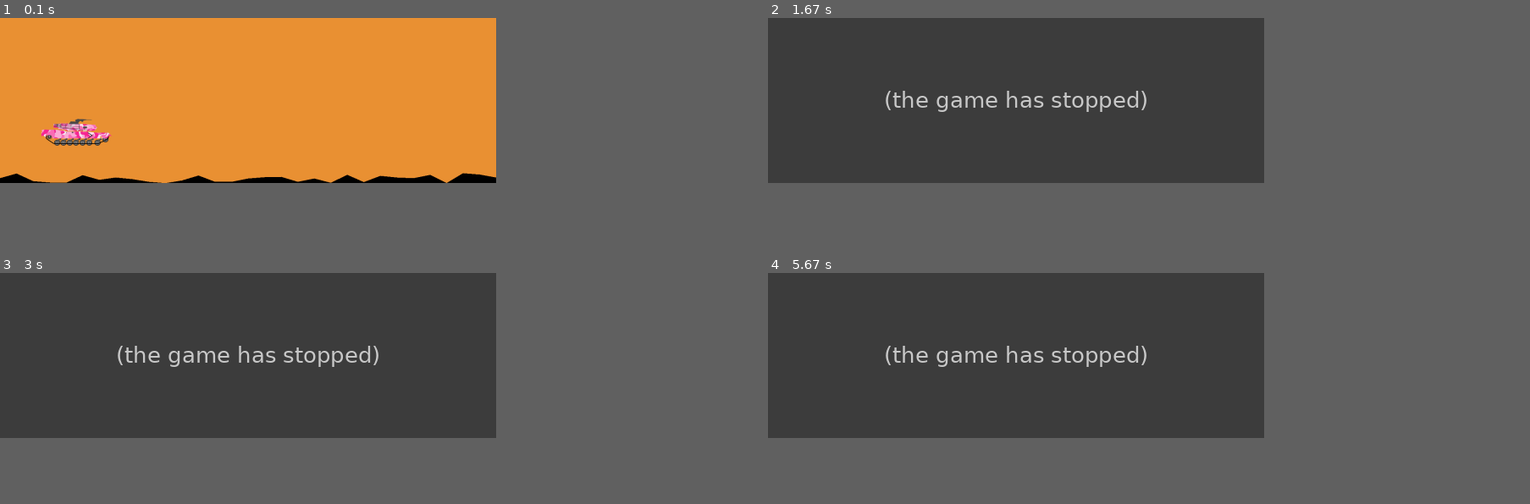
Above: before the commit, frames 1-4 (two rows, left to right).
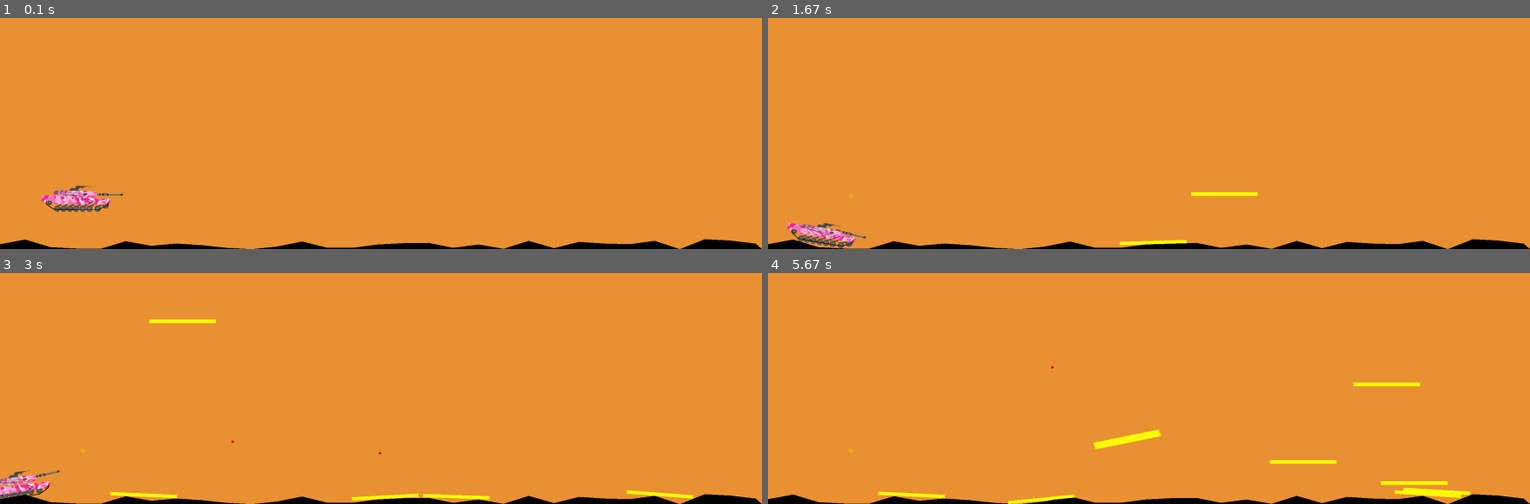
Above: after the commit, the same moments.

Repository: semboko/pygame-sandbox
Game: pygame game, started from main.py
The game is run twice, just before and just after one commit, with the same random seed, the same clock (stepped at 60 frames per second) and the same inputs.
Inputs (mouse positions are in pixels of both pictures, inside the frame that each line leads up to):
- Up to frame 1 (0.1 s): no input
- Up to frame 2 (1.67 s): tap Space at 0.33, 1.4 s; click (1156, 147) at 0.72 s; tap A at 1 s; hold Up from 1.33 s (still down); click (1225, 184) at 1.42 s
- Up to frame 3 (3 s): tap Space at 1.7, 1.9, 2.23, 2.63 s; release Up at 1.8 s; hold Down 1.83-2.13 s; click (144, 443) at 1.92 s; hold Up 2.17-2.53 s; click (662, 469) at 2.25 s; hold Down 2.57-2.93 s; click (182, 303) at 2.65 s; hold Up from 2.97 s (still down)
- Up to frame 4 (5.67 s): tap Space at 3.03, 3.37, 3.7, 4.1, 4.5, 4.83, 5.17, 5.57 s; click (966, 342) at 3.05 s; release Up at 3.27 s; hold Down 3.3-3.6 s; click (1110, 448) at 3.38 s; hold Up 3.63-4 s; click (1149, 416) at 3.72 s; hold Down 4.03-4.4 s; click (1438, 476) at 4.12 s; hold Up 4.43-4.73 s; click (1042, 339) at 4.52 s; hold Down 4.77-5.07 s; click (1301, 370) at 4.85 s; hold Up 5.1-5.47 s; click (1415, 448) at 5.18 s; hold Down from 5.5 s (still down); click (1385, 383) at 5.58 s
In our replay, the window is 586x195 before the commit and 900x273 after it. These sizes can differ from the game's own. Grey fills any space a smaller window leaves; there, only what the larger window draws over its background counts as a difference.

The runs differ from the first frame. In frame 1, 4.6% of the frame differs, in the area x 0-100%, y 43-100%; in frame 2, 49%; in frame 3, 50%; in frame 4, 50%, in the area x 0-100%, y 0-100%.
Error before the commit: AttributeError: 'Tank' object has no attribute 'bullet' (tank.py line 241); the game stopped at 0.33 s (later frames are placeholders)

Commit message:
Added sound effects

Diff:
--- a/main.py
+++ b/main.py
@@ -13,13 +13,14 @@
 class Game:
     def __init__(self):
         self.sc = None
-        self.res = (1500, 500)
+        self.res = (2300, 700)
         self.scene: Optional[AbstractScene] = None
         self.clock = pygame.time.Clock()
         self.fps = 60
 
     def __enter__(self):
         pygame.init()
+        pygame.mixer.init()
         self.sc = pygame.display.set_mode(self.res)
         return self
 
--- a/scenes/components/bullet.py
+++ b/scenes/components/bullet.py
@@ -1,12 +1,16 @@
 from scenes.components.ball import Ball
 from pymunk import Space, ShapeFilter, Body
 from pygame.surface import Surface
+from pygame import mixer
+from math import cos, sin
+from typing import Tuple
 
 
 class Bullet(Ball):
     def __init__(self, *args, **kwargs):
         super().__init__(*args, **kwargs)
         self._exploded = False
+        self._flying = False
 
     def explode(self, space: Space):
         neighbors = space.point_query(self.body.position, 150, ShapeFilter())
@@ -16,6 +20,15 @@
             neighbor.shape.body.apply_force_at_local_point((0, 30000000))
         self._exploded = True
         self.remove(space)
+
+    def start(self, angle: float) -> Tuple[float, float]:
+        self._flying = True
+        r = self.shape.radius
+        x = r * cos(angle)
+        y = r * sin(angle)
+        force = (x * 10000000, y * 10000000)
+        self.body.apply_force_at_local_point(force, (x, y))
+        return force
 
     def is_outside(self, display: Surface) -> bool:
         x, y = self.body.position
@@ -34,3 +47,7 @@
         if not collides_with:
             return False
         return True
+
+    def render(self, display: Surface) -> None:
+        if self._flying:
+            super().render(display)
--- a/scenes/components/tank.py
+++ b/scenes/components/tank.py
@@ -12,6 +12,8 @@
 from scenes.components.bullet import Bullet
 from scenes.components.rect import Rect
 from scenes.utils import convert
+from enum import Enum
+
 
 
 TANK_WIDTH = 250
@@ -23,25 +25,100 @@
     return [(vx - width/2, height/2 - vy) for vx, vy in raw]
 
 
-def get_center(verts: Sequence[Vec2d]) -> Vec2d:
+def unpack_coords(verts: Sequence[Vec2d]) -> Tuple[List[int], List[int]]:
     xs = []
     ys = []
     for x, y in verts:
         xs.append(x)
         ys.append(y)
+    return xs, ys
+
+
+def get_center(verts: Sequence[Vec2d]) -> Vec2d:
+    xs, ys = unpack_coords(verts)
     return Vec2d(sum(xs)/len(xs), sum(ys)/len(ys))
 
 
-class TankBase:
-    def __init__(self, left_x: int, top_y: int, cf: ShapeFilter, space: Space):
+def get_width(verts: Sequence[Vec2d]) -> int:
+    xs, _ = unpack_coords(verts)
+    return max(xs) - min(xs)
+
+
+def get_height(verts: Sequence[Vec2d]) -> int:
+    _, ys = unpack_coords(verts)
+    return max(ys) - min(ys)
+
+
+class VisualPart:
+    def __init__(
+            self,
+            left_x: int,
+            top_y: int,
+            raw_verts: Tuple[Vec2d, ...],
+            cf: ShapeFilter,
+            image_path: str,
+            space: Space,
+            debug: bool = False
+    ):
+        """
+        :param left_x: Global leftmost x-coordinate of the shape
+        :param top_y: Global topmost y-coordinate of the shape
+        :param raw_verts: Figma-based relative coordinates of the shape
+        :param cf: Collision filter for the shape
+        :param space: Space to which the shape will be placed after creating
+        """
         self.collision_filter = cf
-        self.width = 213
-        self.height = 44
-
+        self.space = space
+
+        self.width, self.height = self.get_obj_dimensions(raw_verts)
+
+        self.body = self.generate_body(left_x, top_y)
+        self.shape = self.generate_shape(raw_verts, cf)
+
+        self.image = pygame.image.load(image_path)
+        self.rect = self.image.get_rect()
+
+        self.debug = debug
+
+    def get_obj_dimensions(self, raw_verts: Tuple[Vec2d]):
+        return get_width(raw_verts), get_height(raw_verts)
+
+    def generate_body(self, left_x: int, top_y: int) -> Body:
         cx, cy = left_x + self.width/2, top_y - self.height/2
-
-        self.body = Body()
-        self.body.position = cx, cy
+        body = Body()
+        body.position = cx, cy
+        self.space.add(body)
+        return body
+
+    def generate_shape(self, raw_verts: Tuple[Vec2d], cf: ShapeFilter) -> Shape:
+        shape = Poly(self.body, vertices=raw_to_poly(raw_verts, self.width, self.height))
+        shape.density = 1
+        shape.filter = cf
+        self.space.add(shape)
+        return shape
+
+    def debug_draw(self, display: Surface):
+        h = display.get_height()
+        # Draw the shape
+        verts = [convert(self.body.local_to_world(v), h) for v in self.shape.get_vertices()]
+        draw.polygon(display, (255, 0, 0), verts,1)
+        # Draw the center of mass
+        draw.circle(display, (255, 0, 0), convert(self.body.position, h), 2, 1)
+
+    def render(self, display: Surface):
+        h = display.get_height()
+        image = pygame.transform.rotate(self.image, degrees(self.body.angle))
+        rect = image.get_rect()
+        rect.x, rect.y = convert((self.shape.bb.left, self.shape.bb.top), h)
+        display.blit(image, convert((self.shape.bb.left, self.shape.bb.top), h))
+        self.image.get_rect()
+
+        if self.debug:
+            self.debug_draw(display)
+
+
+class TankBase(VisualPart):
+    def __init__(self, left_x: int, top_y: int, cf: ShapeFilter, space: Space, debug: bool = False):
 
         raw_vertices = (
             Vec2d(0, 0),
@@ -55,63 +132,33 @@
             Vec2d(48, 0),
             Vec2d(0, 0)
         )
-        self.local_verts = raw_to_poly(raw_vertices, self.width, self.height)
-        self.shape = Poly(self.body, self.local_verts)
-        self.shape.density = 1
-        self.shape.filter = cf
-        space.add(self.body, self.shape)
-
-        self.image = pygame.image.load("./scenes/assets/body.png")
-        self.rect = self.image.get_rect()
-
-    def render(self, display: Surface):
-        h = display.get_height()
-        bb = self.shape.bb
-        x, y = self.body.position
-        self.rect.x, self.rect.y = convert((x - self.width/2, y + self.height/2), h)
-        image = pygame.transform.rotate(self.image, degrees(self.body.angle))
-        display.blit(image, self.rect)
-
-        # verts = [convert(self.body.local_to_world(v), h) for v in self.shape.get_vertices()]
-        # draw.polygon(display, (60, 163, 31), verts, 1)
-
-        # draw.circle(display, (255, 255, 0), convert(self.body.position, h), 2, 1)
-
-
-class TankWheel:
-    def __init__(self, global_x: int, global_y: int, cf: ShapeFilter, space: Space) -> None:
-        self.body = Body()
-        self.body.position = global_x, global_y
-        self.body.mass = 500
-
-        self.shape = pymunk.Circle(self.body, WHEEL_R)
-        self.shape.density = 1
-        self.shape.friction = 1
-        self.shape.filter = cf
-
-        space.add(self.body, self.shape)
-
-        self.image = pygame.image.load("./scenes/assets/wheel.png")
-        self.rect = self.image.get_rect()
-
-    def attach_to(self, tank_base: Body, space: Space) -> pymunk.PivotJoint:
+
+        super().__init__(left_x, top_y, raw_vertices, cf, "./scenes/assets/body.png", space, debug)
+
+
+class TankWheel(VisualPart):
+    def __init__(self, global_x: int, global_y: int, cf: ShapeFilter, space: Space, debug: bool = False) -> None:
+        super().__init__(global_x, global_y, tuple(), cf, "./scenes/assets/wheel.png", space, debug)
+
+    def get_obj_dimensions(self, raw_verts: Tuple[Vec2d]):
+        return 2 * WHEEL_R, 2 * WHEEL_R
+
+    def generate_shape(self, _: Tuple[Vec2d], cf: ShapeFilter) -> Shape:
+        shape = pymunk.Circle(self.body, WHEEL_R)
+        shape.density = 1
+        shape.friction = 1
+        shape.filter = cf
+        self.space.add(shape)
+        return shape
+
+    def attach_to(self, tank_base: Body) -> pymunk.PivotJoint:
         wlocal_x, wlocal_y = tank_base.world_to_local(self.body.position)
         wheel_attachment = PivotJoint(tank_base, self.body, (wlocal_x, wlocal_y), (0, 0))
-        space.add(wheel_attachment)
+        self.space.add(wheel_attachment)
         return wheel_attachment
 
-    def render(self, display: Surface) -> None:
-        h = display.get_height()
-        self.rect.x, self.rect.y = convert(self.body.position, h)
-        image = pygame.transform.rotate(self.image, degrees(self.body.angle))
-        display.blit(image, self.rect)
-
-        # draw.circle(display, (255, 0, 0), convert(self.body.position, h), WHEEL_R)
-        # alpha = self.body.angle
-        # line_end = cos(alpha) * WHEEL_R, sin(alpha) * WHEEL_R
-        # draw.line(
-        #     display, (0, 0, 0), convert(self.body.position, h), convert(self.body.local_to_world(line_end), h), 1
-        # )
+    def debug_draw(self, display: Surface):
+        pass
 
 
 class MotorWheel(TankWheel):
@@ -120,51 +167,95 @@
         self.image = pygame.image.load("./scenes/assets/motor_wheel.png")
 
 
-class Turret:
-    def __init__(self, left_x: int, top_y: int, cf: ShapeFilter, space: Space):
-        self.body = Body()
-        self.width = 126
-        self.height = 22
-        self.body.position = left_x + self.width//2, top_y - self.height//2
-
+class Turret(VisualPart):
+    def __init__(self, left_x: int, top_y: int, cf: ShapeFilter, space: Space, debug: bool = False):
         raw_verts = (
-            (0, 0), (132, 0), (132, 22), (0, 22)
+            Vec2d(0, 16),
+            Vec2d(2, 25),
+            Vec2d(16, 26),
+            Vec2d(38, 30),
+            Vec2d(43, 36),
+            Vec2d(117, 36),
+            Vec2d(132, 27),
+            Vec2d(124, 20),
+            Vec2d(66, 14),
+            Vec2d(91, 0),
+            Vec2d(71, 0),
+            Vec2d(47, 15),
         )
-        self.shape = Poly(self.body, raw_to_poly(raw_verts, self.width, self.height))
-        self.shape.density = 1
-        self.shape.filter = cf
-
-        self.image = pygame.image.load("./scenes/assets/turret.png")
-        self.rect = self.image.get_rect()
-        space.add(self.body, self.shape)
-
-    def attach_to(self, tank_base: Body, space: Space):
+        super().__init__(left_x, top_y, raw_verts, cf, "./scenes/assets/turret.png", space, debug)
+
+    def attach_to(self, tank_base: Body):
         bb = self.shape.bb
         lb_x, lb_y = bb.left, bb.bottom
         rb_x, rb_y = bb.right, bb.bottom
         pj1 = PivotJoint(tank_base, self.body, tank_base.world_to_local((lb_x, lb_y)), self.body.world_to_local((lb_x, lb_y)))
         pj2 = PivotJoint(tank_base, self.body, tank_base.world_to_local((rb_x, rb_y)), self.body.world_to_local((rb_x, rb_y)))
-        space.add(pj1, pj2)
-
-    def render(self, display: Surface):
-        h = display.get_height()
-
-        x, y = self.body.position
-        image = pygame.transform.rotate(self.image, degrees(self.body.angle))
-
-        self.rect.x, self.rect.y = convert((x - self.width/2, y + self.height/2 + 17), h)
-        display.blit(image, self.rect)
-
-        # verts = [convert(self.body.local_to_world(v), h) for v in self.shape.get_vertices()]
-        # draw.polygon(display, (60, 163, 31), verts, 1)
-
-
-class TankGun:
-    def __init__(self, left_x: int, top_y: int, cf: ShapeFilter, space: Space):
-        pass
-
-    def render(self, display: Surface):
-        pass
+        self.space.add(pj1, pj2)
+
+
+class TankGun(VisualPart):
+    def __init__(self, left_x: int, top_y: int, cf: ShapeFilter, space: Space, debug: bool = False):
+        raw_verts = (
+            Vec2d(0, 0),
+            Vec2d(0, 8),
+            Vec2d(94, 8),
+            Vec2d(94, 4),
+            Vec2d(90, 2),
+            Vec2d(90, 4),
+            Vec2d(49, 3),
+            Vec2d(45, 0),
+            Vec2d(35, 0),
+            Vec2d(33, 3),
+            Vec2d(25, 2),
+            Vec2d(13, 2),
+        )
+        super().__init__(left_x, top_y, raw_verts, cf, "./scenes/assets/gun.png", space, debug)
+
+    def attach_to(self, turret: Turret):
+        tr, tt = turret.shape.bb.right, turret.shape.bb.top
+        gl, gt = self.shape.bb.left, self.shape.bb.top
+        attachment = PivotJoint(
+            turret.body,
+            self.body,
+            turret.body.world_to_local((tr-20, tt - turret.height/2 - 10)),
+            self.body.world_to_local((gl, gt-self.height/2))
+        )
+        self.space.add(attachment)
+
+
+class TankSoundEffects:
+
+    def __init__(self):
+
+        self.engine_1 = pygame.mixer.Sound("./scenes/assets/engine1.mp3")
+        self.engine_2 = pygame.mixer.Sound("./scenes/assets/engine2.mp3")
+        self.engine_3 = pygame.mixer.Sound("./scenes/assets/engine3.mp3")
+        self.shot = pygame.mixer.Sound("./scenes/assets/fire_001.mp3")
+        self.explosion = pygame.mixer.Sound("./scenes/assets/DeathFlash.flac")
+
+        self._current_speed = 0
+        self._last_diff = 0
+        self.engine_sound = self.engine_1
+
+    def update(self, speed: float = 0):
+        diff = abs(int(self._current_speed - speed))
+        if diff > 1:
+            diff = 1
+
+        if self._last_diff != diff:
+            self.engine_sound.stop()
+            if diff == 1:
+                self.engine_sound = self.engine_2
+            if diff == 0:
+                self.engine_sound = self.engine_1
+            self.engine_sound.play(0)
+
+        self._current_speed = speed
+        self._last_diff = diff
+
+        if not pygame.mixer.get_busy():
+            self.engine_sound.play(0)
 
 
 class Tank:
@@ -174,7 +265,7 @@
     motor: SimpleMotor
     turret_shape: Shape
 
-    def __init__(self, x, y, space: Space):
+    def __init__(self, x, y, space: Space, debug: bool = False):
         self.collision_filter = ShapeFilter(group=0b1)
         self.space = space
 
@@ -187,8 +278,13 @@
         self.motor = self.get_motor()
         self.turret = self.get_turret()
         self.gun = self.get_gun()
-        # self.add_bullet()
-        # self.add_motor(space)
+        self.bullet, self.bullet_holder = self.get_bullet()
+        # self.add_motor(space)]
+
+        self.sound_effects = TankSoundEffects()
+        self.sound_effects.engine_sound.play(0)
+
+        self.debug = debug
 
     def get_wheels(self) -> Sequence[TankWheel]:
         wheel_xs = (38, 57, 76, 95, 115, 135, 160)
@@ -197,16 +293,16 @@
         for wheel_x in wheel_xs:
             wheel_x = self.left_x + wheel_x
             new_wheel = TankWheel(wheel_x, wheel_y, self.collision_filter, self.space)
-            new_wheel.attach_to(self.tank_base.body, self.space)
+            new_wheel.attach_to(self.tank_base.body)
             wheels.append(new_wheel)
         front_wheel = TankWheel(self.left_x + 184, self.top_y - 50, self.collision_filter, self.space)
-        front_wheel.attach_to(self.tank_base.body, self.space)
+        front_wheel.attach_to(self.tank_base.body)
         wheels.append(front_wheel)
         return wheels
 
     def get_motor_wheel(self) -> MotorWheel:
         mw = MotorWheel(self.left_x + 14, self.top_y - 41, self.collision_filter, self.space)
-        mw.attach_to(self.tank_base.body, self.space)
+        mw.attach_to(self.tank_base.body)
         return mw
 
     def get_motor(self) -> SimpleMotor:
@@ -218,36 +314,35 @@
         return motor
 
     def get_turret(self) -> Turret:
-        turret = Turret(self.left_x + 36, self.top_y - 15, self.collision_filter, self.space)
-        turret.attach_to(self.tank_base.body, self.space)
+        turret = Turret(self.left_x + 36, self.top_y, self.collision_filter, self.space)
+        turret.attach_to(self.tank_base.body)
         return turret
 
     def get_gun(self) -> TankGun:
         gun = TankGun(self.left_x + 155, self.top_y - 22, self.collision_filter, self.space)
+        self.gun_joint = RotaryLimitJoint(self.turret.body, gun.body, min=0, max=.1)
+        self.space.add(self.gun_joint)
+        gun.attach_to(self.turret)
         return gun
 
-    def add_bullet(self):
-        space = self.wheel_holder.body.space
-        width, height = TANK_WIDTH, TANK_HEIGHT
-        x, y = self.wheel_holder.body.position
-        self.bullet = Bullet(x, y + height//4, 4, space)
-        self.bullet.shape.elasticity = .1
-        self.bullet.body.mass = 400
-        self.bullet_holder = PivotJoint(self.gun.body, self.bullet.body, (width//2, 0), (0, 0))
-        space.add(self.bullet_holder)
-        self.bullet.shape.filter = self.collision_filter
+    def get_bullet(self) -> Tuple[Bullet, PivotJoint]:
+        x, y = self.gun.shape.bb.right, self.gun.shape.bb.top
+        bullet = Bullet(x, y, 4, self.space)
+        bullet.shape.elasticity = .1
+        bullet.body.mass = 400
+        bullet.shape.filter = self.collision_filter
+        bullet_holder = PivotJoint(self.gun.body, bullet.body, self.gun.body.world_to_local((x, y)), (0, 0))
+        self.space.add(bullet_holder)
+        return bullet, bullet_holder
 
     def shot(self) -> Ball:
-        space = self.bullet.body.space
-        space.remove(self.bullet_holder)
-        r = self.bullet.shape.radius
-        x = r * cos(self.gun.body.angle)
-        y = r * sin(self.gun.body.angle)
-        force = (x * 10000000, y * 10000000)
-        self.bullet.body.apply_force_at_local_point(force, (0, 0))
-        self.wheel_holder.body.apply_force_at_local_point((-force[0]*5, -force[1]*5), (0, 0))
+        self.sound_effects.shot.play()
+        self.space.remove(self.bullet_holder)
+        force = self.bullet.start(self.gun.body.angle)
+        self.tank_base.body.apply_force_at_local_point((-force[0]*5, -force[1]*5), (0, 0))
         prev_bullet = self.bullet
-        self.add_bullet()
+
+        self.bullet, self.bullet_holder = self.get_bullet()
         return prev_bullet
 
     def update_velocity(self, keys: Sequence[bool]):
@@ -261,18 +356,19 @@
         self.motor.rate *= 0.8
 
     def update_gun_angle(self, keys: Sequence[bool]):
-        relative_angle = self.gun.body.angle - self.wheel_holder.body.angle
-        if keys[pygame.K_UP] and relative_angle < 1.2:
+        relative_angle = self.gun.body.angle - self.turret.body.angle
+        if keys[pygame.K_UP] and relative_angle > 0:
             self.gun_joint.min -= .01
             self.gun_joint.max -= .01
-        if keys[pygame.K_DOWN] and relative_angle > 0:
+        if keys[pygame.K_DOWN] and relative_angle < 1:
             self.gun_joint.min += .01
             self.gun_joint.max += .01
 
     def update(self):
         keys = pygame.key.get_pressed()
         self.update_velocity(keys)
-        # self.update_gun_angle(keys)
+        self.update_gun_angle(keys)
+        self.sound_effects.update(speed=self.motor.rate)
 
     def render(self, display: Surface):
         draw.circle(display, (255, 255, 0), convert((self.left_x + TANK_WIDTH//2, self.top_y - TANK_HEIGHT//2), display.get_height()), 5, 1)
@@ -281,4 +377,5 @@
         self.motor_wheel.render(display)
         self.tank_base.render(display)
         self.gun.render(display)
+        self.bullet.render(display)
         self.turret.render(display)
--- a/scenes/tank.py
+++ b/scenes/tank.py
@@ -1,12 +1,13 @@
 import pygame
 from pygame.event import Event
-from pymunk import Body
+from pymunk import Body, Poly
 
 from scenes.abstract import AbstractPymunkScene
 from scenes.components.random_floor import RandomFloor
 from scenes.components.segment import Segment
 from scenes.components.bullet import Bullet
 from scenes.components.ball import Ball
+from scenes.components.rect import Rect
 from scenes.components.tank import Tank
 from scenes.utils import convert
 
@@ -17,6 +18,7 @@
 
     def reset_scene(self):
         super().reset_scene()
+        pygame.mixer.stop()
         self.tank = Tank(250, 160, self.space)
         self.floor = RandomFloor(0, self.display.get_width(), 0, 30, 30, self.space)
         self.objects.extend((self.tank, self.floor))
@@ -24,8 +26,8 @@
     def update(self):
         super().update()
         self.tank.update()
-        # self.update_bullets()
-        # self.update_balls()
+        self.update_bullets()
+        self.update_balls()
 
     def update_bullets(self):
         for obj in self.objects:
@@ -36,17 +38,18 @@
                 self.objects.remove(obj)
                 continue
             if obj.ready_to_explode(self.space):
+                self.tank.sound_effects.explosion.play()
                 obj.explode(self.space)
                 self.objects.remove(obj)
 
     def update_balls(self):
         for obj in self.objects:
-            if isinstance(obj, Ball):
+            if type(obj) in (Ball, Rect, Bullet, ):
                 _, y = obj.body.position
                 if y < 0:
                     self.space.remove(obj.body, obj.shape)
                     self.objects.remove(obj)
-                    print("Ball is removed")
+                    print(f"Obj {type(obj)} is removed")
 
     def handle_event(self, event: Event) -> None:
         if event.type == pygame.KEYDOWN:
@@ -61,6 +64,12 @@
         if event.type == pygame.MOUSEBUTTONDOWN:
             h = self.display.get_height()
             x, y = event.dict["pos"]
-            ball = Ball(*convert((x, y), h), 10, self.space, color=(55, 252, 10))
-            ball.body.mass = 100
-            self.objects.append(ball)
+            if event.dict["button"] == 1:
+                obj = Rect(*convert((x, y), h), 200, 10, self.space, color=(255, 255, 0))
+            else:
+                obj = Ball(*convert((x, y), h), 10, self.space, color=(55, 252, 10))
+            obj.shape.friction = 1
+            obj.shape.density = .1
+            # obj.shape.elasticity = 1
+            # rect.body.mass = 100
+            self.objects.append(obj)
Binary file added: scenes/assets/gun.png
Not shown, added: scenes/.DS_Store
Not shown, added: scenes/assets/.DS_Store
Not shown, added: scenes/assets/DeathFlash.flac
Not shown, added: scenes/assets/engine1.mp3
Not shown, added: scenes/assets/engine2.mp3
Not shown, added: scenes/assets/engine3.mp3
Not shown, added: scenes/assets/fire_001.mp3
Not shown, added: scenes/assets/fire_002.wav
Not shown, added: scenes/assets/fire_003.wav
Not shown, added: scenes/assets/fire_004.wav
